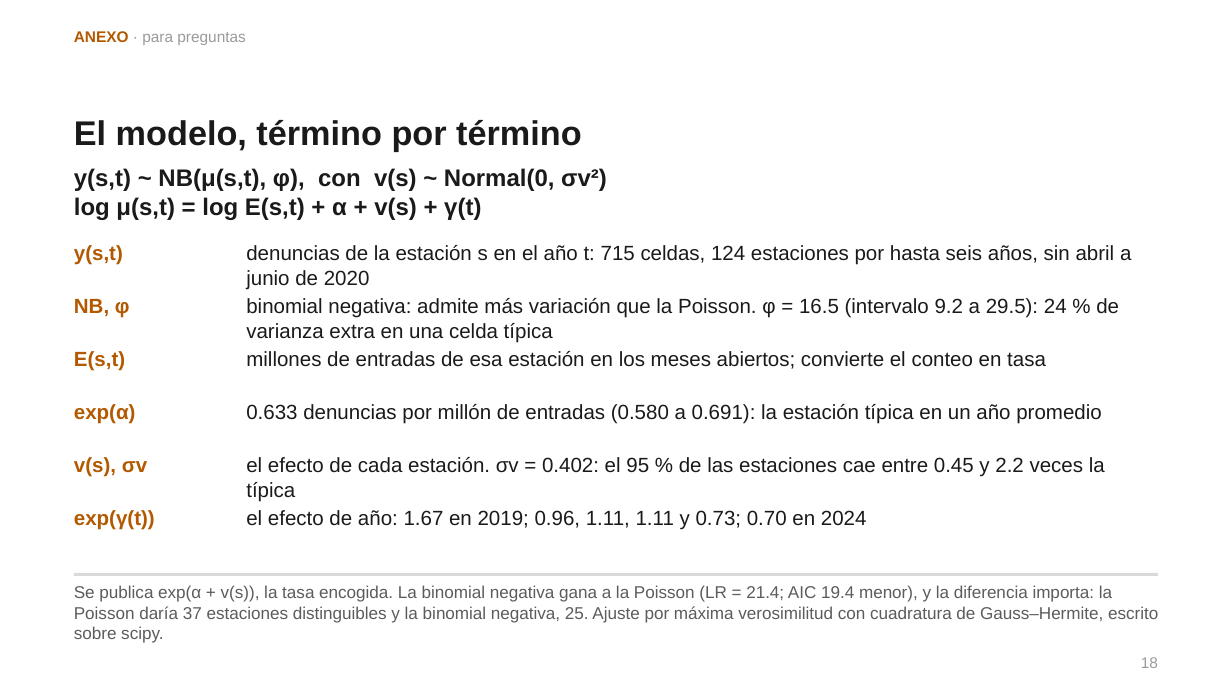
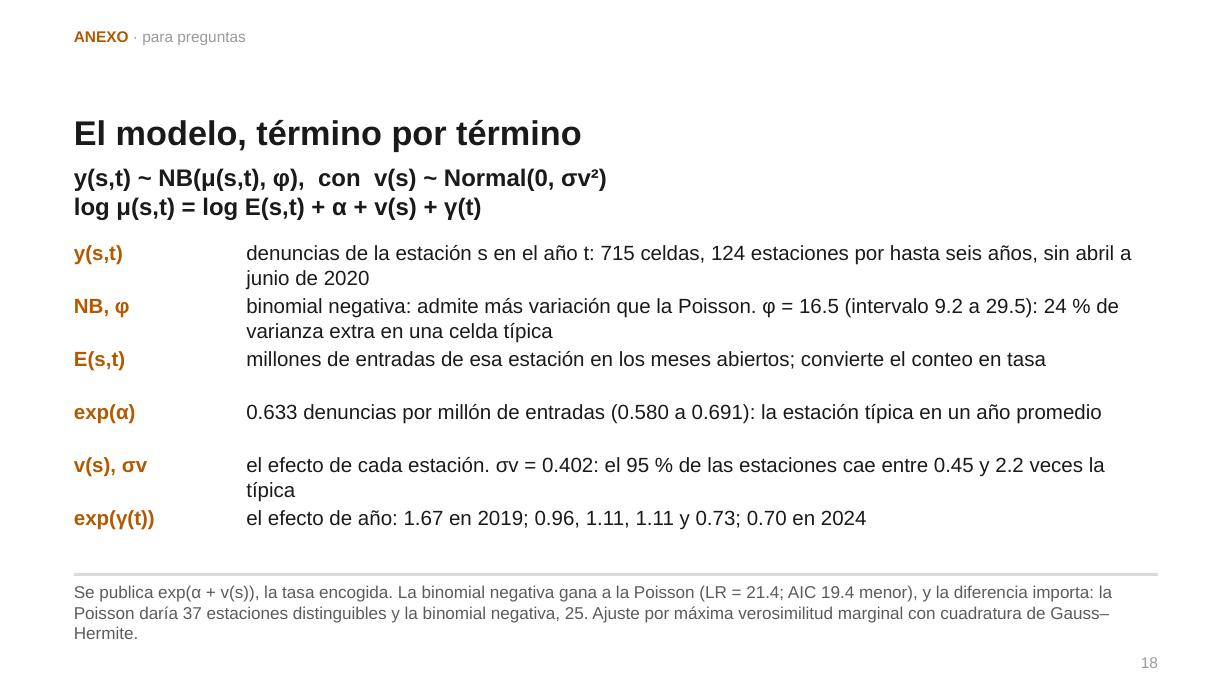
Before and after one commit to sebastiancordoba/caso-inseguridad-cdmx, a slide deck: slide 18 of docs/presentacion/presentacion.pptx. Drawn at 1232x693 pixels with LibreOffice and Linux fonts; fonts in the diff are those of the drawing. Boxes give left, top, right and bottom in pixels: in the first picture for what was removed or moved away, otherwise in the second. Text is boxed around its words. In the diff, an @@ line names an element or a change of style, - is before the commit and + after.

```diff
--- a/docs/presentacion/presentacion.pptx
+++ b/docs/presentacion/presentacion.pptx
@@ text at box(74, 585, 1112, 639): text changed @@
-Se publica exp(α + v(s)), la tasa encogida. La binomial negativa gana a la Poisson (LR = 21.4; AIC 19.4 menor), y la diferencia importa: la Poisson daría 37 estaciones distinguibles y la binomial negativa, 25. Ajuste por máxima verosimilitud con cuadratura de Gauss–Hermite, escrito sobre scipy.
+Se publica exp(α + v(s)), la tasa encogida. La binomial negativa gana a la Poisson (LR = 21.4; AIC 19.4 menor), y la diferencia importa: la Poisson daría 37 estaciones distinguibles y la binomial negativa, 25. Ajuste por máxima verosimilitud marginal con cuadratura de Gauss–Hermite.
```
Also in this commit, not shown: 3 other slides changed, 6 other files.
